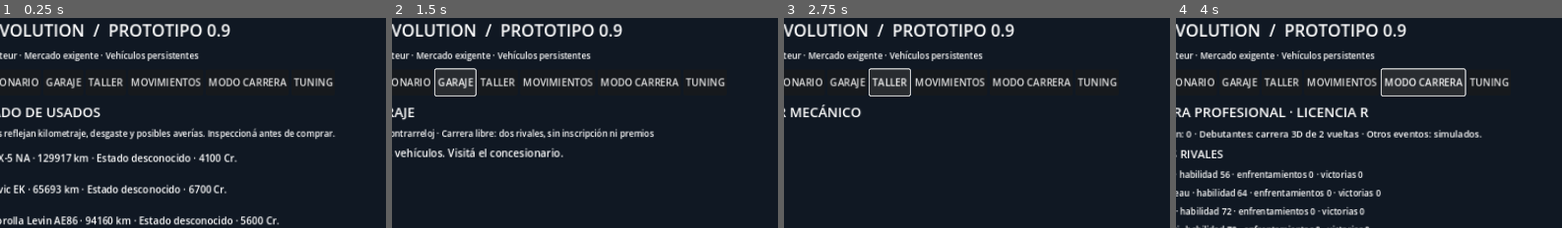
Above: before the commit, frames 1-4 (left to right).
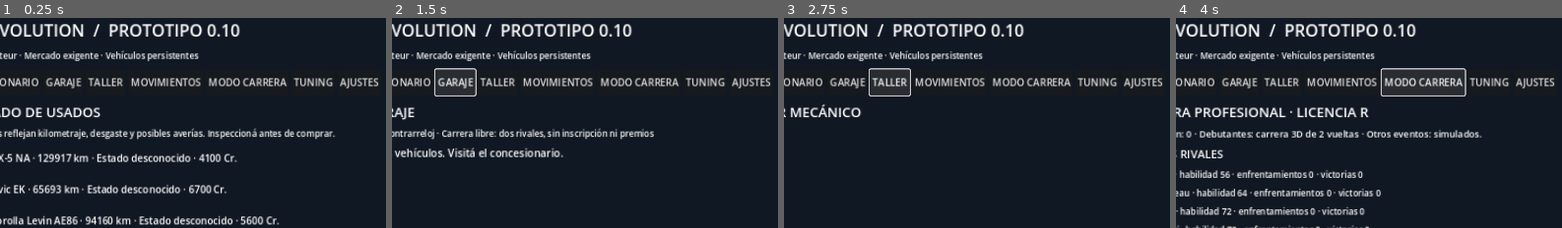
Above: after the commit, the same moments.

Repository: arellanoalexisgabriel25-spec/gt4-evolution
Game: Godot game, scene res://scenes/main.tscn
The game is run twice, just before and just after one commit, with the same random seed, the same clock (stepped at 60 frames per second) and the same inputs.
Inputs:
- Up to frame 1 (0.25 s): no input
- Up to frame 2 (1.5 s): click "CONCESIONARIO" at 0.5 s; click "GARAJE" at 1.25 s
- Up to frame 3 (2.75 s): click "TALLER" at 2 s
- Up to frame 4 (4 s): click "MOVIMIENTOS" at 2.75 s; click "MODO CARRERA" at 3.5 s
The pictures show only the part of the screen within x 7-57%, y 0-50%; the shares and areas given below are measured in that part.

The runs differ from the first frame. In frame 1, 0.5% of the frame differs, in the area x 57-98%, y 2-34%; in frame 2, 0.5%; in frame 3, 0.5%; in frame 4, 0.5%.

Commit message:
Add configurable keyboard and controller input with GitHub download publishing

Diff:
--- /dev/null
+++ b/godot/scripts/control_settings.gd
@@ -0,0 +1,126 @@
+extends RefCounted
+
+const DEFAULT_KEYS := {"accelerate":KEY_W, "reverse":KEY_S, "left":KEY_A, "right":KEY_D, "brake":KEY_SPACE, "recover":KEY_R, "pause":KEY_P}
+const ARROWS := {"accelerate":KEY_UP, "reverse":KEY_DOWN, "left":KEY_LEFT, "right":KEY_RIGHT}
+const TITLES := {"accelerate":"Acelerar", "reverse":"Frenar / reversa", "left":"Girar a la izquierda", "right":"Girar a la derecha", "brake":"Freno", "recover":"Recuperar vehículo", "pause":"Pausar"}
+const FILE_PATH := "user://controls_v1.json"
+var keys: Dictionary = DEFAULT_KEYS.duplicate()
+var deadzone := 0.18
+
+static func action(name: String) -> String:
+    return "evo_" + name
+
+static func valid_key(code: int) -> bool:
+    return (code >= KEY_A and code <= KEY_Z) or (code >= KEY_0 and code <= KEY_9) or code == KEY_SPACE
+
+func bind(name: String, code: int) -> String:
+    if not keys.has(name) or not valid_key(code):
+        return "Elegí una letra, un número o Espacio. Esc cancela."
+    for other in keys:
+        if other != name and int(keys[other]) == code:
+            return "Esa tecla ya se usa para %s." % str(TITLES[other]).to_lower()
+    keys[name] = code
+    apply()
+    return ""
+
+func restore_defaults() -> void:
+    keys = DEFAULT_KEYS.duplicate()
+    deadzone = 0.18
+    apply()
+
+func apply() -> void:
+    for name in keys:
+        var mapped := action(name)
+        if not InputMap.has_action(mapped):
+            InputMap.add_action(mapped)
+        Input.action_release(mapped) # Remapping a held key must not leave throttle stuck.
+        InputMap.action_erase_events(mapped)
+        var event := InputEventKey.new()
+        event.physical_keycode = keys[name]
+        InputMap.action_add_event(mapped, event)
+        if ARROWS.has(name):
+            var arrow := InputEventKey.new()
+            arrow.physical_keycode = ARROWS[name]
+            InputMap.action_add_event(mapped, arrow)
+
+static func axis(value: float, zone: float) -> float:
+    var safe_zone := clampf(zone, 0.0, 0.95)
+    if absf(value) <= safe_zone:
+        return 0.0
+    return signf(value) * clampf((absf(value) - safe_zone) / (1.0 - safe_zone), 0.0, 1.0)
+
+static func pad_sample(steer: float, accelerator: float, brake: float, reverse: bool, zone: float) -> Dictionary:
+    return {"throttle":clampf(maxf(0.0, axis(accelerator, zone)) - (1.0 if reverse else 0.0), -1.0, 1.0), "steer":axis(steer, zone), "brake":maxf(0.0, axis(brake, zone))}
+
+func read_controls() -> Dictionary:
+    var throttle := Input.get_action_strength(action("accelerate")) - Input.get_action_strength(action("reverse"))
+    var steer := Input.get_action_strength(action("right")) - Input.get_action_strength(action("left"))
+    var brake := Input.get_action_strength(action("brake"))
+    var pads := Input.get_connected_joypads()
+    if not pads.is_empty():
+        var device := pads[0]
+        var sample := pad_sample(Input.get_joy_axis(device, JOY_AXIS_LEFT_X), Input.get_joy_axis(device, JOY_AXIS_TRIGGER_RIGHT), Input.get_joy_axis(device, JOY_AXIS_TRIGGER_LEFT), Input.is_joy_button_pressed(device, JOY_BUTTON_B), deadzone)
+        throttle += float(sample["throttle"])
+        steer += float(sample["steer"]) + (1.0 if Input.is_joy_button_pressed(device, JOY_BUTTON_DPAD_RIGHT) else 0.0) - (1.0 if Input.is_joy_button_pressed(device, JOY_BUTTON_DPAD_LEFT) else 0.0)
+        brake = maxf(brake, float(sample["brake"]))
+    return {"throttle":clampf(throttle, -1.0, 1.0), "steer":clampf(steer, -1.0, 1.0), "brake":brake}
+
+func key_label(name: String) -> String:
+    return "Espacio" if keys[name] == KEY_SPACE else OS.get_keycode_string(keys[name])
+
+func help_text() -> String:
+    return "%s/↑ acelerar · %s/↓ reversa · %s/%s girar\n%s freno · %s recuperar · %s pausa · Esc garaje\nMando: RT/LT acelerar/frenar · B reversa\nStick/cruceta girar · X recuperar · Inicio pausa" % [key_label("accelerate"),key_label("reverse"),key_label("left"),key_label("right"),key_label("brake"),key_label("recover"),key_label("pause")]
+
+func to_dict() -> Dictionary:
+    return {"version":1, "keys":keys.duplicate(), "deadzone":deadzone}
+
+func from_dict(data: Dictionary) -> bool:
+    if data.get("version") != 1 or typeof(data.get("keys")) != TYPE_DICTIONARY or data["keys"].size() != DEFAULT_KEYS.size():
+        return false
+    var zone = data.get("deadzone")
+    if typeof(zone) not in [TYPE_INT, TYPE_FLOAT] or not is_finite(float(zone)) or float(zone) < 0.1 or float(zone) > 0.4:
+        return false
+    var candidate := {}
+    var seen := {}
+    for name in DEFAULT_KEYS:
+        var code = data["keys"].get(name)
+        if typeof(code) not in [TYPE_INT, TYPE_FLOAT] or not is_finite(float(code)) or float(code) != floorf(float(code)) or not valid_key(int(code)) or seen.has(int(code)):
+            return false
+        candidate[name] = int(code)
+        seen[int(code)] = true
+    keys = candidate
+    deadzone = float(zone)
+    return true
+
+func save_file(path: String = FILE_PATH) -> Error:
+    var candidate = get_script().new()
+    if not candidate.from_dict(to_dict()):
+        return ERR_INVALID_DATA
+    var temporary := path + ".tmp"
+    var file := FileAccess.open(temporary, FileAccess.WRITE)
+    if file == null:
+        return FileAccess.get_open_error()
+    file.store_string(JSON.stringify(to_dict(), "", true, true))
+    file.flush()
+    var error := file.get_error()
+    file.close()
+    if error == OK:
+        error = DirAccess.rename_absolute(temporary, path)
+    if error != OK:
+        DirAccess.remove_absolute(temporary)
+    return error
+
+func load_file(path: String = FILE_PATH) -> bool:
+    if not FileAccess.file_exists(path):
+        apply()
+        return true
+    var file := FileAccess.open(path, FileAccess.READ)
+    if file == null:
+        return false
+    var parser := JSON.new()
+    var error := parser.parse(file.get_as_text())
+    file.close()
+    if error != OK or typeof(parser.data) != TYPE_DICTIONARY or not from_dict(parser.data):
+        return false
+    apply()
+    return true
--- a/godot/scripts/driving.gd
+++ b/godot/scripts/driving.gd
@@ -8,6 +8,7 @@
 const Race = preload("res://scripts/race_session.gd")
 const Rivals = preload("res://scripts/rivals.gd")
 const Trial = preload("res://scripts/time_trial.gd")
+const ControlSettings = preload("res://scripts/control_settings.gd")
 const Handling = preload("res://scripts/handling.gd")
 
 var circuit = Layout.new()
@@ -116,7 +117,7 @@
     race_readout = Label.new()
     layout.add_child(race_readout)
     var help := Label.new()
-    help.text = "W / ↑ acelerar · S / ↓ frenar · A/D girar\nESPACIO freno · R recuperar · P pausa\nESC vuelve al garaje · Puertas amarillas en orden"
+    help.text = GameSession.controls.help_text() + "\nPuertas amarillas en orden"
     layout.add_child(help)
     var back := Button.new()
     back.text = "VOLVER AL GARAJE"
@@ -126,14 +127,7 @@
 func _player_controls() -> Dictionary:
     if input_provider.is_valid():
         return input_provider.call()
-    var forward := Input.is_physical_key_pressed(KEY_W) or Input.is_action_pressed("ui_up")
-    var reverse := Input.is_physical_key_pressed(KEY_S) or Input.is_action_pressed("ui_down")
-    var steer := 0.0
-    if Input.is_physical_key_pressed(KEY_A) or Input.is_action_pressed("ui_left"):
-        steer -= 1.0
-    if Input.is_physical_key_pressed(KEY_D) or Input.is_action_pressed("ui_right"):
-        steer += 1.0
-    return {"throttle":(1.0 if forward else 0.0) - (1.0 if reverse else 0.0), "steer":steer, "brake":Input.is_physical_key_pressed(KEY_SPACE)}
+    return GameSession.controls.read_controls()
 
 func _physics_process(delta: float) -> void:
     if not enabled or leaving:
@@ -239,15 +233,30 @@
             status += "\n%d. %s · %s" % [row["position"], row["name"], detail]
         race_readout.text = status
 
-func _unhandled_input(event: InputEvent) -> void:
-    if event is InputEventKey and event.pressed and not event.echo:
-        if event.physical_keycode == KEY_R and enabled:
-            _reset_car()
-        elif event.physical_keycode == KEY_P and enabled:
-            paused = not paused
-    if event.is_action_pressed("ui_cancel"):
+func _input(event: InputEvent) -> void:
+    if not enabled or leaving:
+        return
+    if event is InputEventKey and event.echo:
+        return
+    var pad_pressed: bool = event is InputEventJoypadButton and event.pressed
+    if event.is_action_pressed(ControlSettings.action("recover")) or (pad_pressed and event.button_index == JOY_BUTTON_X):
+        _reset_car()
+        get_viewport().set_input_as_handled()
+    elif event.is_action_pressed(ControlSettings.action("pause")) or (pad_pressed and event.button_index == JOY_BUTTON_START):
+        paused = not paused
+        get_viewport().set_input_as_handled()
+    elif event is InputEventKey and event.pressed and event.physical_keycode == KEY_ESCAPE:
+        # ui_cancel also maps to controller B, which is reverse while driving.
         get_viewport().set_input_as_handled()
         _back_to_garage()
+    elif event is InputEventJoypadButton or event is InputEventJoypadMotion:
+        get_viewport().set_input_as_handled()
+    else:
+        for name in ControlSettings.DEFAULT_KEYS:
+            if event.is_action(ControlSettings.action(name)):
+                # Driving inputs must not activate a focused garage-return button.
+                get_viewport().set_input_as_handled()
+                break
 
 func _back_to_garage() -> void:
     if leaving:
--- a/godot/scripts/main.gd
+++ b/godot/scripts/main.gd
@@ -5,6 +5,7 @@
 const Tuning = preload("res://scripts/tuning.gd")
 const Rivals = preload("res://scripts/rivals.gd")
 const SaveStore = preload("res://scripts/save_store.gd")
+const ControlSettings = preload("res://scripts/control_settings.gd")
 const SAVE_PATH := "user://evolution_save_v1.json"
 var game: EvolutionEconomy
 var career: EvolutionCareer
@@ -12,6 +13,9 @@
 var content: VBoxContainer
 var funds: Label
 var notice: Label
+var pending_binding := ""
+var deadzone_label: Label
+var controls_path: String = ControlSettings.FILE_PATH
 
 func _ready() -> void:
     game = GameSession.game
@@ -50,7 +54,7 @@
     margin.add_child(root)
     var header := HBoxContainer.new()
     root.add_child(header)
-    header.add_child(_label("GT4 EVOLUTION  /  PROTOTIPO 0.9", 27))
+    header.add_child(_label("GT4 EVOLUTION  /  PROTOTIPO 0.10", 27))
     var spacer := Control.new()
     spacer.size_flags_horizontal = Control.SIZE_EXPAND_FILL
     header.add_child(spacer)
@@ -63,6 +67,7 @@
         tabs.add_child(_button(entry["title"], _change_tab.bind(entry["key"])))
     tabs.add_child(_button("MODO CARRERA", _change_tab.bind("carrera")))
     tabs.add_child(_button("TUNING", _change_tab.bind("tuning")))
+    tabs.add_child(_button("AJUSTES", _change_tab.bind("ajustes")))
     var scroll := ScrollContainer.new()
     scroll.size_flags_vertical = Control.SIZE_EXPAND_FILL
     root.add_child(scroll)
@@ -80,6 +85,7 @@
     actions.add_child(_button("NUEVA PARTIDA", _reset))
 
 func _change_tab(next: String) -> void:
+    pending_binding = ""
     current_tab = next
     _render()
 
@@ -95,6 +101,7 @@
         "historial": _history()
         "carrera": _career()
         "tuning": _tuning()
+        "ajustes": _settings()
 
 func _market() -> void:
     content.add_child(_label("MERCADO DE USADOS", 22))
@@ -307,3 +314,65 @@
     career = GameSession.career
     notice.text = "Nueva partida iniciada."
     _render()
+
+func _settings() -> void:
+    content.add_child(_label("CONTROLES", 22))
+    content.add_child(_label("Elegí una acción y presioná una letra, número o Espacio. Esc cancela. Las flechas siempre funcionan.", 14))
+    for name in GameSession.controls.DEFAULT_KEYS:
+        var row := HBoxContainer.new()
+        content.add_child(row)
+        var title := _label(GameSession.controls.TITLES[name])
+        title.size_flags_horizontal = Control.SIZE_EXPAND_FILL
+        row.add_child(title)
+        row.add_child(_button(GameSession.controls.key_label(name), _request_binding.bind(name)))
+    content.add_child(_label("MANDO · Stick/cruceta: dirección · RT/R2: acelerar · LT/L2: freno
+B/Círculo: reversa · X/Cuadrado: recuperar · Inicio: pausa · Esc o botón en pantalla: garaje", 14))
+    deadzone_label = _label("Zona muerta del mando (%.0f%%)" % (GameSession.controls.deadzone * 100.0), 16)
+    content.add_child(deadzone_label)
+    var slider := HSlider.new()
+    slider.min_value = 0.10
+    slider.max_value = 0.40
+    slider.step = 0.01
+    slider.value = GameSession.controls.deadzone
+    slider.value_changed.connect(_set_deadzone)
+    content.add_child(slider)
+    content.add_child(_button("RESTAURAR CONTROLES", _restore_controls))
+    content.add_child(_label("Los ajustes se guardan automáticamente, separados de la partida. Se usa el primer mando conectado.", 14))
+
+func _request_binding(name: String) -> void:
+    pending_binding = name
+    notice.text = "Nueva tecla para %s. Esc cancela." % str(GameSession.controls.TITLES[name]).to_lower()
+
+func _input(event: InputEvent) -> void:
+    if pending_binding.is_empty() or not (event is InputEventKey) or not event.pressed or event.echo:
+        return
+    get_viewport().set_input_as_handled()
+    if event.physical_keycode == KEY_ESCAPE:
+        pending_binding = ""
+        notice.text = "Cambio de tecla cancelado."
+        return
+    if event.ctrl_pressed or event.alt_pressed or event.meta_pressed or event.shift_pressed:
+        notice.text = "Usá una tecla sola, sin modificadores. Esc cancela."
+        return
+    var issue := GameSession.controls.bind(pending_binding, event.physical_keycode)
+    if not issue.is_empty():
+        notice.text = issue
+        return
+    pending_binding = ""
+    _save_controls()
+    _render()
+
+func _save_controls() -> void:
+    notice.text = "Controles guardados." if GameSession.controls.save_file(controls_path) == OK else "Controles aplicados en esta sesión; no se pudo guardar la configuración."
+
+func _set_deadzone(value: float) -> void:
+    GameSession.controls.deadzone = value
+    if is_instance_valid(deadzone_label):
+        deadzone_label.text = "Zona muerta del mando (%.0f%%)" % (value * 100.0)
+    _save_controls()
+
+func _restore_controls() -> void:
+    pending_binding = ""
+    GameSession.controls.restore_defaults()
+    _save_controls()
+    _render()
--- a/godot/scripts/session.gd
+++ b/godot/scripts/session.gd
@@ -2,7 +2,9 @@
 
 const Economy = preload("res://scripts/economy.gd")
 const Career = preload("res://scripts/career.gd")
-const VERSION := "0.9"
+const VERSION := "0.10"
+const ControlSettings = preload("res://scripts/control_settings.gd")
+var controls = ControlSettings.new()
 
 var game: EvolutionEconomy
 var career: EvolutionCareer
@@ -15,6 +17,9 @@
 func _ready() -> void:
     get_window().title = "GT4 Evolution · " + VERSION
     reset()
+    if not controls.load_file():
+        controls.restore_defaults()
+        last_notice = "No se pudo leer la configuración de controles. Se usan los valores por defecto."
 
 func reset() -> void:
     game = Economy.new()
--- a/godot/scripts/vehicle_actor.gd
+++ b/godot/scripts/vehicle_actor.gd
@@ -60,7 +60,8 @@
     visual.add_child(mesh)
 
 func drive(delta: float, controls: Dictionary, road: bool) -> void:
-    physics.step(delta, float(controls.get("throttle", 0.0)), float(controls.get("steer", 0.0)), bool(controls.get("brake", false)), road)
+    var brake := clampf(float(controls.get("brake", 0.0)), 0.0, 1.0)
+    physics.step(delta, float(controls.get("throttle", 0.0)), float(controls.get("steer", 0.0)), brake > 0.0, road, brake)
     rotation.y = physics.heading
     var previous := global_position
     velocity.x = physics.velocity.x
--- a/godot/scripts/vehicle_physics.gd
+++ b/godot/scripts/vehicle_physics.gd
@@ -33,7 +33,7 @@
 func signed_speed() -> float:
     return velocity.dot(forward())
 
-func step(delta: float, requested_throttle: float, requested_steering: float, brake: bool, on_road: bool = true) -> void:
+func step(delta: float, requested_throttle: float, requested_steering: float, brake: bool, on_road: bool = true, brake_strength: float = 1.0) -> void:
     if delta <= 0.0:
         return
     throttle = move_toward(throttle, clampf(requested_throttle, -1.0, 1.0), config.input_response * delta)
@@ -44,7 +44,7 @@
     var lateral := velocity.dot(right)
     var before := longitudinal
     if brake:
-        longitudinal = move_toward(longitudinal, 0.0, config.braking * delta)
+        longitudinal = move_toward(longitudinal, 0.0, config.braking * clampf(brake_strength, 0.0, 1.0) * delta)
     elif throttle > 0.01:
         if longitudinal < -0.5:
             longitudinal = move_toward(longitudinal, 0.0, config.braking * throttle * delta)
--- /dev/null
+++ b/godot/tests/test_control_integration.gd
@@ -0,0 +1,95 @@
+extends SceneTree
+
+var checks := 0
+var failed := false
+
+func check(ok: bool, message: String) -> void:
+    checks += 1
+    if not ok:
+        failed = true
+        push_error(message)
+
+func key(code: int, pressed: bool) -> void:
+    var event := InputEventKey.new()
+    event.physical_keycode = code
+    event.pressed = pressed
+    Input.parse_input_event(event)
+    Input.flush_buffered_events()
+
+func pad(button: int, pressed: bool) -> void:
+    var event := InputEventJoypadButton.new()
+    event.button_index = button
+    event.pressed = pressed
+    Input.parse_input_event(event)
+    Input.flush_buffered_events()
+
+func _initialize() -> void:
+    call_deferred("run")
+
+func run() -> void:
+    var session = root.get_node("GameSession")
+    session.controls.bind("accelerate", KEY_I)
+    session.reset()
+    check(session.controls.keys["accelerate"] == KEY_I, "New game preserves personal input preferences")
+    session.game.buy(1)
+    session.start_driving(1)
+    change_scene_to_file("res://scenes/driving.tscn")
+    await process_frame
+    await process_frame
+    var scene = current_scene
+    var start: Vector3 = scene.car.position
+    key(KEY_I, true)
+    for i in range(60):
+        await physics_frame
+    key(KEY_I, false)
+    check(scene.car.position.distance_to(start) > 2.0 and scene.speed_mps > 0.0, "Rebound key drives the actual garage vehicle")
+    pad(JOY_BUTTON_B, true)
+    await process_frame
+    check(current_scene == scene and not scene.leaving, "Controller B cannot accidentally abandon the race through ui_cancel")
+    pad(JOY_BUTTON_B, false)
+    var buttons := scene.find_children("*", "Button", true, false)
+    buttons[0].grab_focus()
+    key(KEY_SPACE, true)
+    await process_frame
+    check(current_scene == scene and not scene.leaving, "Braking cannot activate a focused return-to-garage button")
+    key(KEY_SPACE, false)
+    pad(JOY_BUTTON_START, true)
+    await process_frame
+    check(scene.paused, "Controller Start pauses driving")
+    var elapsed: float = scene.trial.elapsed
+    for i in range(15):
+        await physics_frame
+    check(scene.trial.elapsed == elapsed, "Controller pause freezes lap clock")
+    pad(JOY_BUTTON_START, false)
+    pad(JOY_BUTTON_START, true)
+    await process_frame
+    check(not scene.paused, "Controller Start resumes driving")
+    pad(JOY_BUTTON_START, false)
+    pad(JOY_BUTTON_X, true)
+    await process_frame
+    check(scene.trial.passed_gates == 0 and scene.physics.velocity.length() < 0.1, "Controller X recovers the car with a fresh attempt")
+    pad(JOY_BUTTON_X, false)
+    key(KEY_ESCAPE, true)
+    await process_frame
+    await process_frame
+    check(current_scene.name == "Main", "Escape remains a fixed return-to-garage action")
+    key(KEY_ESCAPE, false)
+    var menu = current_scene
+    var path := "user://controls-ui-%d.json" % Time.get_ticks_usec()
+    menu.controls_path = path
+    menu._change_tab("ajustes")
+    menu._request_binding("accelerate")
+    key(KEY_K, true)
+    key(KEY_K, false)
+    check(session.controls.keys["accelerate"] == KEY_K and menu.pending_binding.is_empty(), "Settings UI captures a new key")
+    check(FileAccess.file_exists(path), "Settings UI persists the new binding automatically")
+    menu._request_binding("accelerate")
+    key(KEY_ESCAPE, true)
+    key(KEY_ESCAPE, false)
+    check(menu.pending_binding.is_empty() and session.controls.keys["accelerate"] == KEY_K, "Escape cancels capture without changing the binding")
+    menu._set_deadzone(0.3)
+    check(session.controls.deadzone == 0.3 and menu.deadzone_label.text.contains("30%"), "Deadzone control updates saved preference and visible percentage")
+    DirAccess.remove_absolute(path)
+    if not failed:
+        print("PASS: %d control integration assertions" % checks)
+    quit(1 if failed else 0)
--- /dev/null
+++ b/godot/tests/test_control_settings.gd
@@ -0,0 +1,70 @@
+extends SceneTree
+
+const Settings = preload("res://scripts/control_settings.gd")
+const Physics = preload("res://scripts/vehicle_physics.gd")
+var checks := 0
+var failed := false
+
+func check(ok: bool, message: String) -> void:
+    checks += 1
+    if not ok:
+        failed = true
+        push_error(message)
+
+func key(code: int, pressed: bool) -> void:
+    var event := InputEventKey.new()
+    event.physical_keycode = code
+    event.pressed = pressed
+    Input.parse_input_event(event)
+    Input.flush_buffered_events()
+
+func _initialize() -> void:
+    var settings = Settings.new()
+    settings.apply()
+    check(settings.keys["accelerate"] == KEY_W, "Default controls preserve W acceleration")
+    key(KEY_W, true)
+    check(settings.read_controls()["throttle"] == 1.0, "Physical key event supplies acceleration")
+    check(settings.bind("accelerate", KEY_I).is_empty(), "Acceleration can be rebound")
+    check(settings.read_controls()["throttle"] == 0.0, "Remapping a held key releases its old action")
+    key(KEY_W, false)
+    key(KEY_I, true)
+    check(settings.read_controls()["throttle"] == 1.0, "New binding controls acceleration")
+    key(KEY_I, false)
+    key(KEY_UP, true)
+    check(settings.read_controls()["throttle"] == 1.0, "Arrow fallback remains usable after remapping")
+    key(KEY_UP, false)
+    var old: Dictionary = settings.to_dict()
+    check(not settings.bind("accelerate", KEY_P).is_empty() and settings.to_dict() == old, "Duplicate binding cannot steal pause")
+    check(not settings.bind("pause", KEY_ESCAPE).is_empty(), "Escape remains a fixed exit/cancel key")
+    check(Settings.axis(0.1, 0.18) == 0.0 and Settings.axis(-0.1, 0.18) == 0.0, "Stick drift is suppressed inside deadzone")
+    check(is_equal_approx(Settings.axis(0.59, 0.18), 0.5), "Stick range is rescaled smoothly after deadzone")
+    check(Settings.axis(1.0, 0.18) == 1.0 and Settings.axis(-1.0, 0.18) == -1.0, "Full steering range is retained")
+    var sample := Settings.pad_sample(0.0, 1.0, 0.0, false, 0.18)
+    check(sample["throttle"] == 1.0 and sample["brake"] == 0.0, "Right trigger accelerates")
+    sample = Settings.pad_sample(0.0, 0.0, 0.59, true, 0.18)
+    check(sample["throttle"] == -1.0 and is_equal_approx(sample["brake"], 0.5), "Controller reverse and proportional brake are separate")
+    var light = Physics.new()
+    var strong = Physics.new()
+    light.velocity = Vector2(0, -20)
+    strong.velocity = Vector2(0, -20)
+    light.step(0.1, 0.0, 0.0, true, true, 0.25)
+    strong.step(0.1, 0.0, 0.0, true, true, 1.0)
+    check(strong.signed_speed() < light.signed_speed() and light.signed_speed() < 20.0, "Trigger pressure changes actual braking force")
+    var path := "user://controls-test-%d.json" % Time.get_ticks_usec()
+    settings.deadzone = 0.25
+    check(settings.save_file(path) == OK, "Custom controls write to a real settings file")
+    var restored = Settings.new()
+    check(restored.load_file(path) and restored.keys["accelerate"] == KEY_I and restored.deadzone == 0.25, "Settings reload independently from a game save")
+    var valid_file := FileAccess.get_file_as_string(path)
+    settings.deadzone = NAN
+    check(settings.save_file(path) != OK and FileAccess.get_file_as_string(path) == valid_file, "Invalid settings cannot overwrite the previous file")
+    old = restored.to_dict()
+    var invalid := old.duplicate(true)
+    invalid["keys"]["pause"] = invalid["keys"]["accelerate"]
+    check(not restored.from_dict(invalid) and restored.to_dict() == old, "Invalid load preserves valid settings")
+    restored.restore_defaults()
+    check(restored.keys == Settings.DEFAULT_KEYS and restored.deadzone == 0.18, "Restore defaults resets keyboard and deadzone")
+    DirAccess.remove_absolute(path)
+    if not failed:
+        print("PASS: %d control setting assertions" % checks)
+    quit(1 if failed else 0)
--- a/godot/tests/test_driving.gd
+++ b/godot/tests/test_driving.gd
@@ -28,10 +28,10 @@
         return
     _check(scene.name == "Driving", "driving scene active")
     var start: Vector3 = scene.car.global_position
-    Input.action_press("ui_up")
+    Input.action_press("evo_accelerate")
     for i in range(90):
         await physics_frame
-    Input.action_release("ui_up")
+    Input.action_release("evo_accelerate")
     _check(scene.speed_mps > 0.0, "acceleration changes speed")
     _check(scene.car.global_position.distance_to(start) > 1.0, "car moves under throttle")
     _check(scene.distance_m > 1.0, "odometer measures distance")
Not shown, changed: godot/DEVELOPMENT.md
